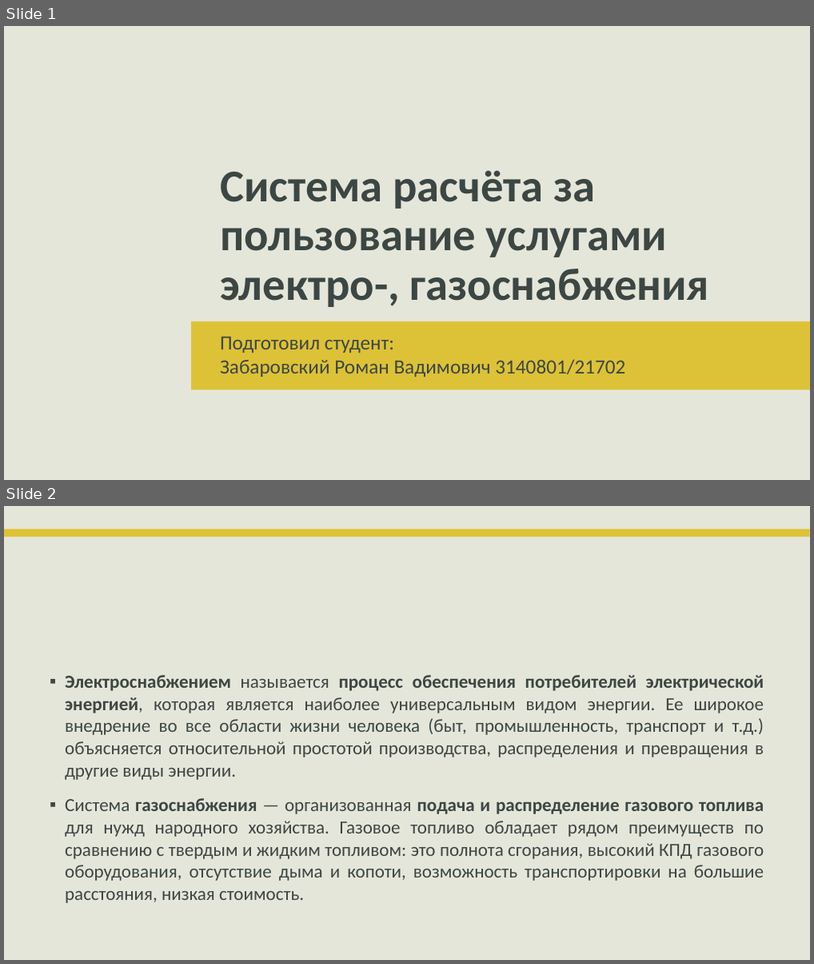
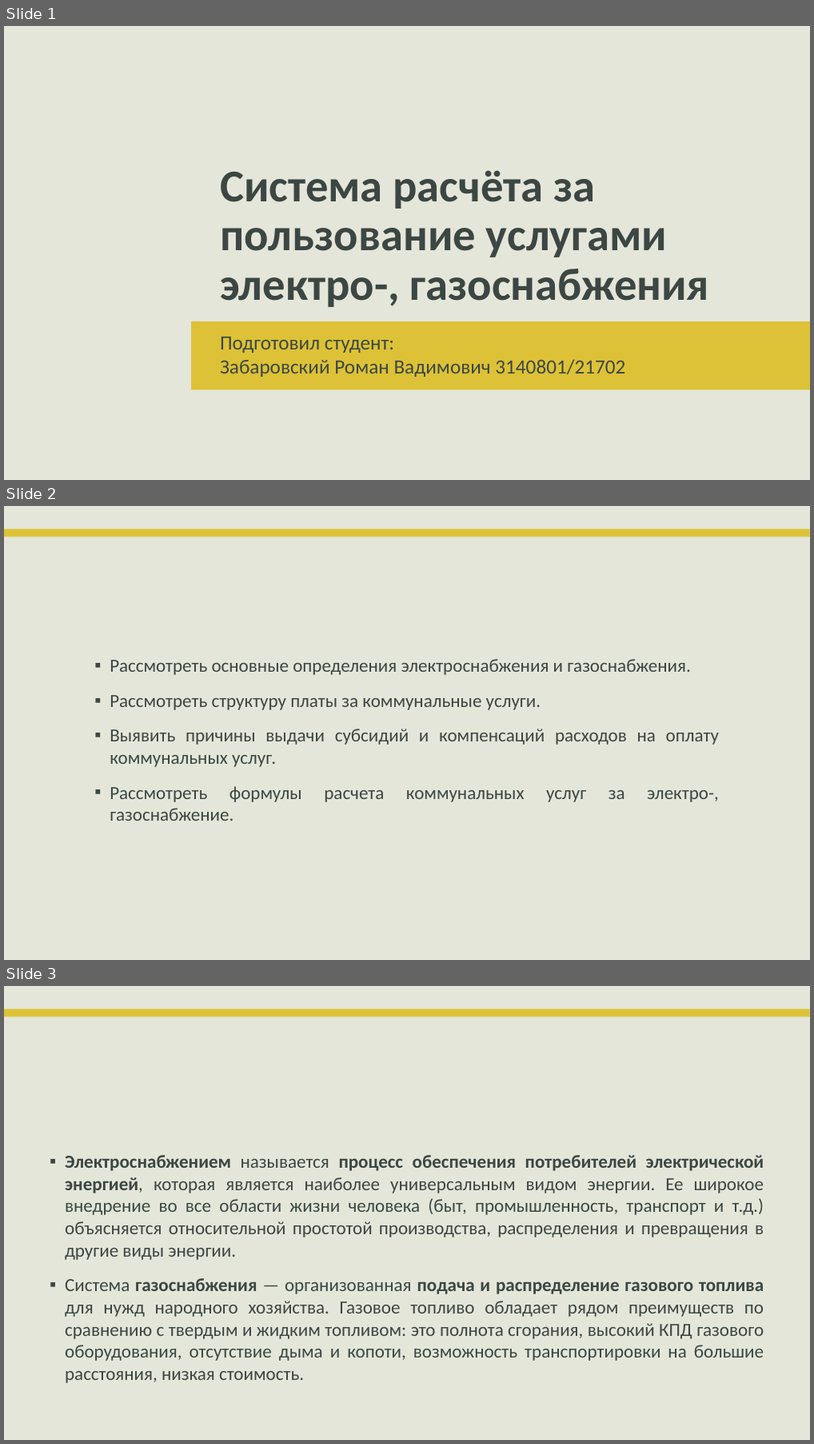
Before and after one commit to DnineO/2-term-of-SPBSTU, a slide deck: Экономика городского строительства и хозяйства/Система расчёта за пользование услугами электро-, газоснабжения.pptx. Shown one above the other, each under a label of ours: slides 1 and 2 before the commit, slides 1, 2 and 3 after it. The pictures are 814x964 and 814x1444 pixels, drawn with LibreOffice and Linux fonts; fonts in the diff are those of the drawing; background and template pictures are left out. Boxes give left, top, right and bottom in pixels: in the first picture for what was removed or moved away, otherwise in the second. Text is boxed around its words. In the diff, an @@ line names an element or a change of style, - is before the commit and + after.

```diff
--- a/Экономика городского строительства и хозяйства/Система расчёта за пользование услугами электро-, газоснабжения.pptx
+++ b/Экономика городского строительства и хозяйства/Система расчёта за пользование услугами электро-, газоснабжения.pptx
@@ slide 2 added at bbox=[4, 506, 810, 960], background #E5E6DA; not listed: 1 template element that a slide beside it also shows @@
@@ title added at bbox=[89, 537, 726, 627], 30 pt, text #E5E6DA @@
+Цели работы
@@ text added at bbox=[110, 659, 719, 802], 22 pt, text #3C4743 @@
+▪ Рассмотреть основные определения электроснабжения и газоснабжения.
+▪ Рассмотреть структуру платы за коммунальные услуги.
+▪ Выявить причины выдачи субсидий и компенсаций расходов на оплату коммунальных услуг.
+▪ Рассмотреть формулы расчета коммунальных услуг за электро-, газоснабжение.
@@ what was slide 2 is now slide 3 @@
```
Also in this commit, not shown: 1 other slide added.
